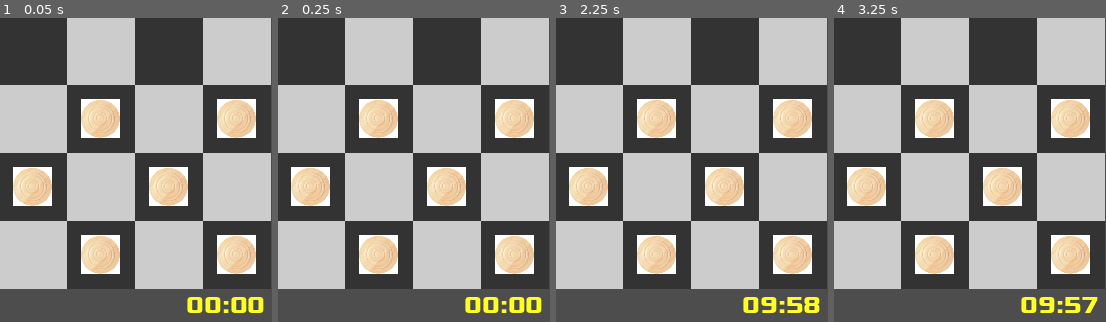
Above: before the commit, frames 1-4 (left to right).
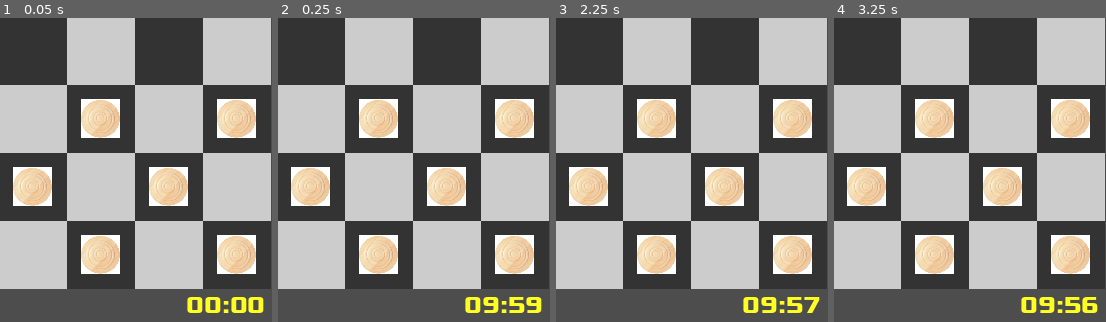
Above: after the commit, the same moments.

Repository: Luca-Milioli/Checkers
Game: Godot game, scene res://scenes/main.tscn
Same seed, same stepped clock (60 frames per second), same inputs: the game is played once before the commit and once after it.
Inputs (mouse positions are % of the whole screen's width and height, from its top left):
- Up to frame 1 (0.05 s): no input
- Up to frame 2 (0.25 s): no input
- Up to frame 3 (2.25 s): tap Enter at 0.5, 2 s; move the mouse to (6, 11) at 0.52 s; click (6, 11) at 0.67 s; tap Space at 1.25 s; move the mouse to (31, 33) at 1.27 s; click (31, 33) at 1.42 s; move the mouse to (19, 11) at 2.02 s; click (19, 11) at 2.17 s
- Up to frame 4 (3.25 s): tap Space at 2.75 s; move the mouse to (31, 11) at 2.77 s; click (31, 11) at 2.92 s
The pictures show only the part of the screen within x 50-100%, y 50-100%; the shares and areas given below are measured in that part.

Frame 1 is identical in both runs. In frame 2, 0.2% of the frame differs, in the area x 75-97%, y 91-98%; in frame 3, 0.2%; in frame 4, 0.2%.

Commit message:
bugfixes

Diff:
--- a/checkers/scenes/player.tscn
+++ b/checkers/scenes/player.tscn
@@ -6,5 +6,6 @@
 script = ExtResource("1_cqyol")
 
 [node name="Updater" type="Timer" parent="."]
+wait_time = 0.1
 
 [connection signal="timeout" from="Updater" to="." method="_on_updater_timeout"]
--- a/checkers/scripts/game_logic.gd
+++ b/checkers/scripts/game_logic.gd
@@ -11,7 +11,6 @@
 
 var board = []
 var grid : Board
-var white_turn : bool
 var winner : int
 var player1 : Player
 var player2: Player
@@ -63,13 +62,14 @@
 	return false
 
 func _set_move():
+	var white_turn = self.player1.is_playing()
 	self.board[self.old_cell.x][self.old_cell.y] = NO_MAN
-	self.board[self.new_cell.x][self.new_cell.y] = int(not self.white_turn)
+	self.board[self.new_cell.x][self.new_cell.y] = int(not white_turn)
 	if abs(new_cell.y - old_cell.y) == 2:		# capture
 		var capture_cell = Vector2i(max(self.old_cell.x, self.new_cell.x) - 1, max(self.old_cell.y, self.new_cell.y) - 1)
 		self.board[capture_cell.x][capture_cell.y] = NO_MAN
 		self.capture.emit(capture_cell)
-	if new_cell.x == 7 and not self.white_turn or new_cell.x == 0 and self.white_turn:
+	if new_cell.x == 7 and not white_turn or new_cell.x == 0 and white_turn:
 		self.new_king.emit(old_cell)
 
 func _change_turn():
@@ -86,7 +86,7 @@
 
 func _check_winner() -> int:
 	if available_captures.is_empty() and available_moves.is_empty():
-		return 2 if self.white_turn else 1
+		return 2 if self.player1.is_playing() else 1
 	return 0
 
 func _update_available_moves():
@@ -121,7 +121,7 @@
 	self.available_captures = {}
 	for x in range(SIZE):
 		for y in range(SIZE):
-			if self.board[x][y] != NO_MAN and bool(self.board[x][y]) != self.white_turn:
+			if self.board[x][y] != NO_MAN and bool(self.board[x][y]) != self.player1.is_playing():
 				var man = self.grid.get_cell(x, y).get_child(0).get_node("Man")
 				var man_captures = man.available_captures(board)
 				if not man_captures.is_empty():
@@ -134,7 +134,7 @@
 	self.available_moves = {}
 	for x in range(SIZE):
 		for y in range(SIZE):
-			if self.board[x][y] != NO_MAN and bool(self.board[x][y]) != self.white_turn:
+			if self.board[x][y] != NO_MAN and bool(self.board[x][y]) != self.player1.is_playing():
 				var man = self.grid.get_cell(x, y).get_child(0).get_node("Man")
 				var man_moves = man.available_moves(board)
 				if not man_moves.is_empty():
--- a/checkers/scripts/grid.gd
+++ b/checkers/scripts/grid.gd
@@ -85,7 +85,6 @@
 	if tile_coord != man_coord:
 		if(self.man_reference.is_selected()):
 			self.move_selected.emit(man_coord, tile_coord)
-			print("gfsssdf")
 
 func _on_piece_moved(old_cell, new_cell):
 	var old_tile = self.get_cell(old_cell.x, old_cell.y)
--- a/checkers/scripts/main.gd
+++ b/checkers/scripts/main.gd
@@ -1,9 +1,10 @@
 extends Control
 
 @onready var gui = $VBoxContainer/Board/Grid
-#@onready var label_updater = $UpdateLabel
 @onready var player1 = $Player1
 @onready var player2 = $Player2
+
+var logic : GameLogic
 
 func _ready():
 	self.player1.inizialize("Luca", 12, true, false)
@@ -11,20 +12,18 @@
 	self.player2.inizialize("Federico", 12, false, false)
 	self.player2.set_time_left(600)
 
-	var logic = GameLogic.new()
-	logic.set_players(player1, player2)
-	logic.setup_matrix()
-	logic.connect_to_target(self.gui)
-	gui.connect_to_target(logic)
-
-	#self.logic.print_board()
-	self.gui.setup_gui(logic.get_board())
-	logic.set_grid(self.gui)
-	logic.game_start()
+	self.logic  = GameLogic.new()
+	self.logic.set_players(player1, player2)
+	self.logic.setup_matrix()
+	self.logic.connect_to_target(self.gui)
+	self.gui.connect_to_target(self.logic)
+	self.gui.setup_gui(self.logic.get_board())
+	self.logic.set_grid(self.gui)
+	self.logic.game_start()
 
 
 func _on_player_1_update_label() -> void:
 	$VBoxContainer/BotHUD/Player1Timer.text = self.player1.format_time()
 
 func _on_player_2_update_label() -> void:
-	$VBoxContainer/TotHUD/Player1Timer.text = self.player2.format_time()
+	$VBoxContainer/TopHUD/Player2Timer.text = self.player2.format_time()
--- a/checkers/scripts/player_plus_timer.gd
+++ b/checkers/scripts/player_plus_timer.gd
@@ -4,10 +4,10 @@
 extends Player
 class_name PlayerPlusTimer
 
-var _time_left : int
+var _time_left : float
 signal update_label
 
-func set_time_left(time_left: int):
+func set_time_left(time_left: float):
 	self._time_left = time_left
 
 func get_time_left():
@@ -15,7 +15,7 @@
 
 func format_time() -> String:
 	var minutes = self.get_time_left() / 60
-	var secs = self.get_time_left() % 60
+	var secs = int (self.get_time_left()) % 60
 	return "%02d:%02d" % [minutes, secs]
 
 func set_playing(playing: bool):
@@ -27,5 +27,5 @@
 
 func _on_updater_timeout() -> void:
 	# self.set_time_left(self.get_time_left() - 1)
-	self._time_left -= 1
+	self._time_left -= $Updater.wait_time
 	self.update_label.emit()
